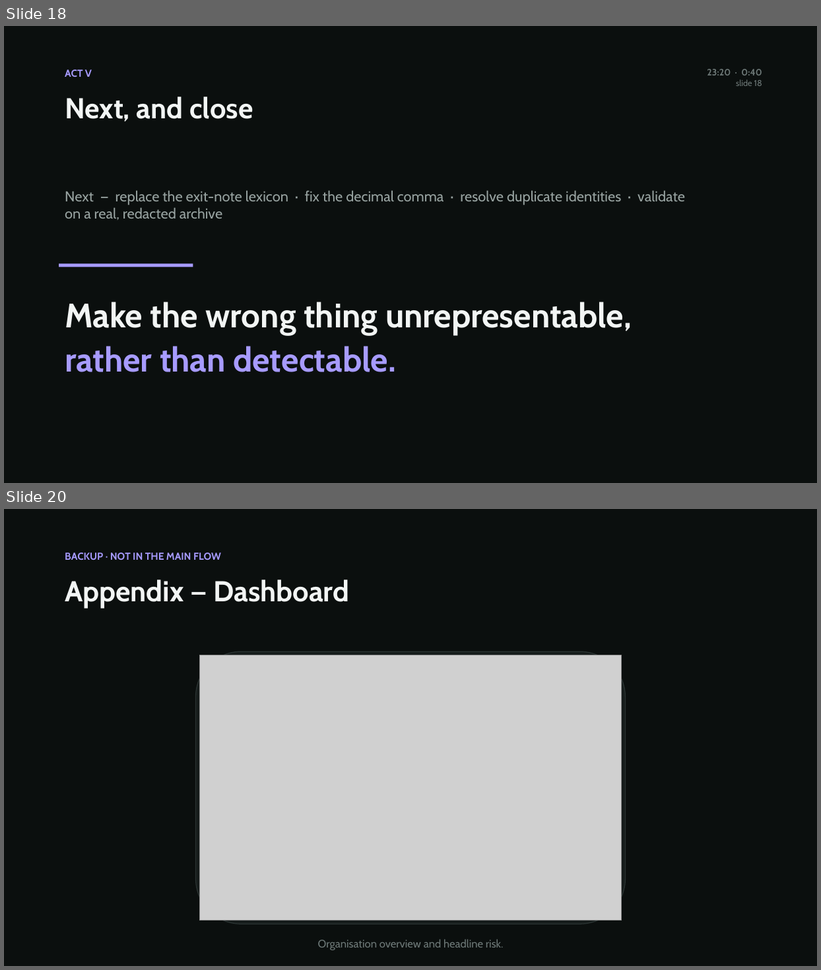
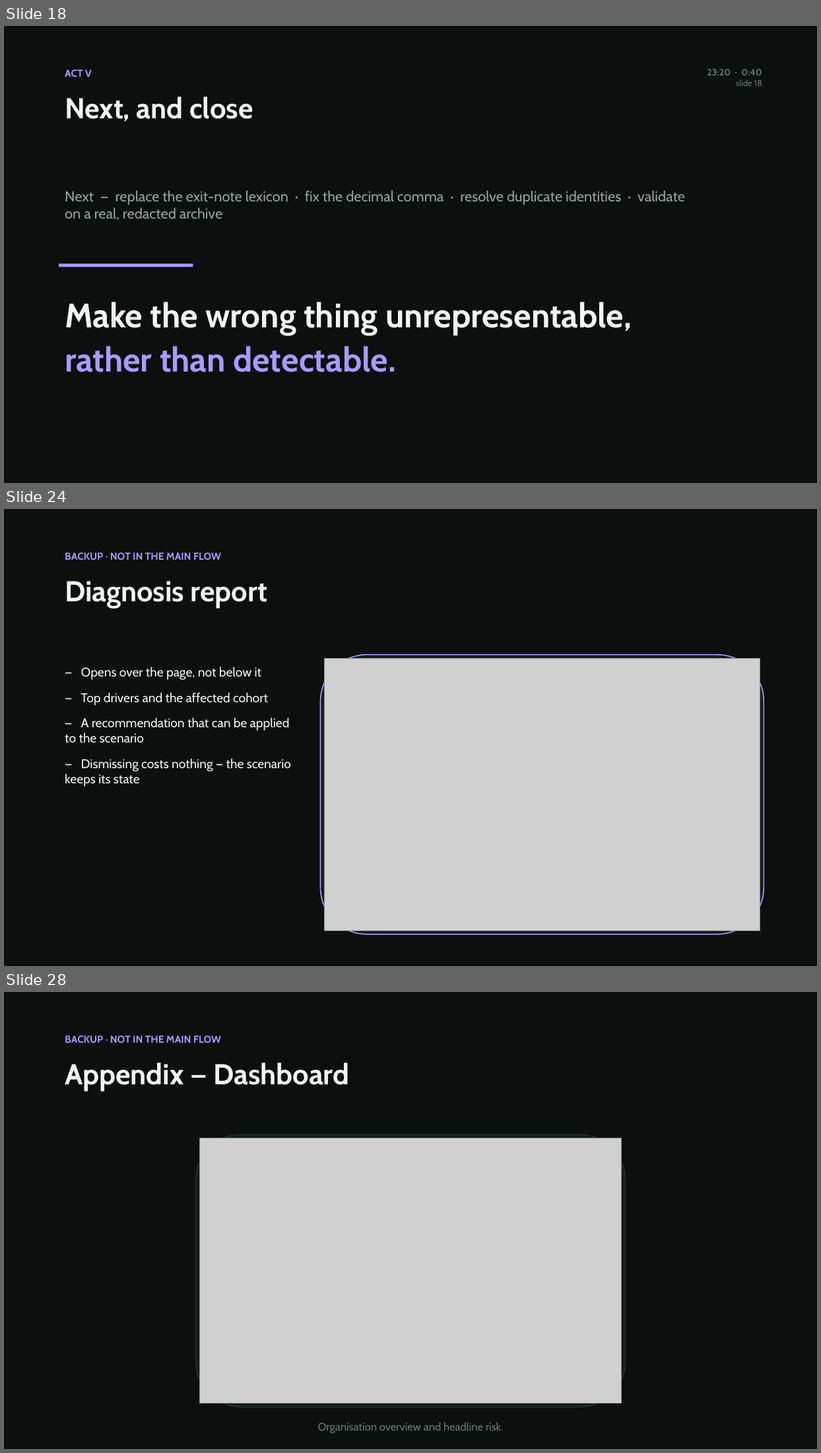
Before and after one commit to AzizKhayati1/companysim, a slide deck: docs/reading-the-paperwork.pptx. Shown one above the other, each under a label of ours: slides 18 and 20 before the commit, slides 18, 24 and 28 after it; the slides between them are not shown. The pictures are 821x970 and 821x1453 pixels, drawn with LibreOffice and Linux fonts; fonts in the diff are those of the drawing; grey boxes stand for pictures. Boxes give left, top, right and bottom in pixels: in the first picture for what was removed or moved away, otherwise in the second. Text is boxed around its words. In the diff, an @@ line names an element or a change of style, - is before the commit and + after.

```diff
--- a/docs/reading-the-paperwork.pptx
+++ b/docs/reading-the-paperwork.pptx
@@ slide 24 added at bbox=[4, 509, 817, 966], background #0B0F0E @@
@@ text added at bbox=[65, 553, 221, 560], 12 pt, text #A79BFF, bold @@
+BACKUP · NOT IN THE MAIN FLOW
@@ text added at bbox=[65, 581, 267, 608], 34 pt, text #F2F5F4, bold @@
+Diagnosis report
@@ text added at bbox=[65, 667, 291, 787], 15 pt, text #F2F5F4 @@
+— Opens over the page, not below it
+— Top drivers and the affected cohort
+— A recommendation that can be applied to the scenario
+— Dismissing costs nothing — the scenario keeps its state
@@ rounded rectangle added at bbox=[321, 655, 764, 935], fill #161C1B, outline #A79BFF 1.25 pt @@
@@ picture added at bbox=[324, 658, 760, 931] @@
@@ what was slide 20 is now slide 28 @@
```
Also in this commit, not shown: 1 slide changed, 8 other slides added, 2 slides removed, 12 other files.
